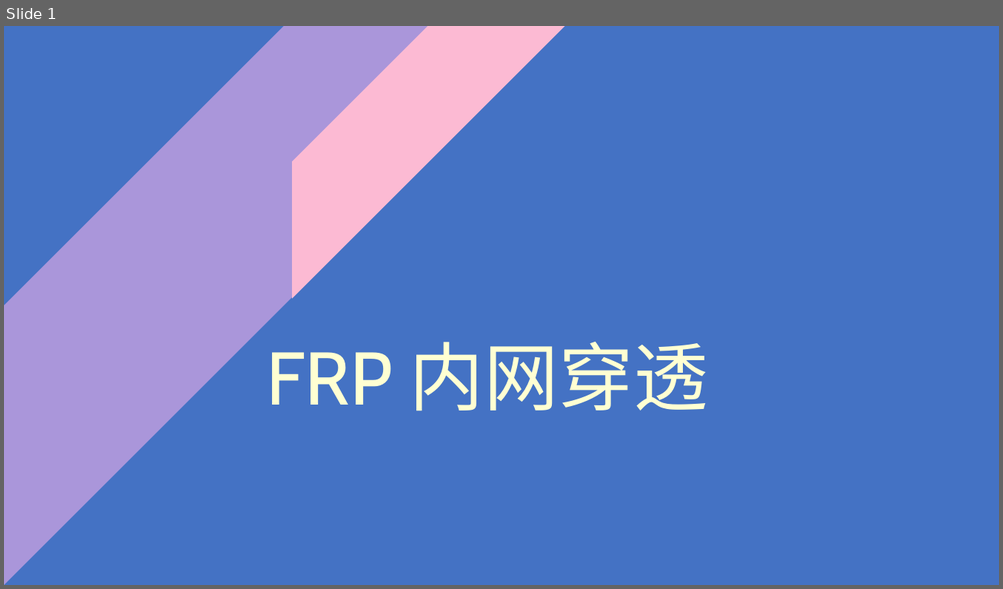
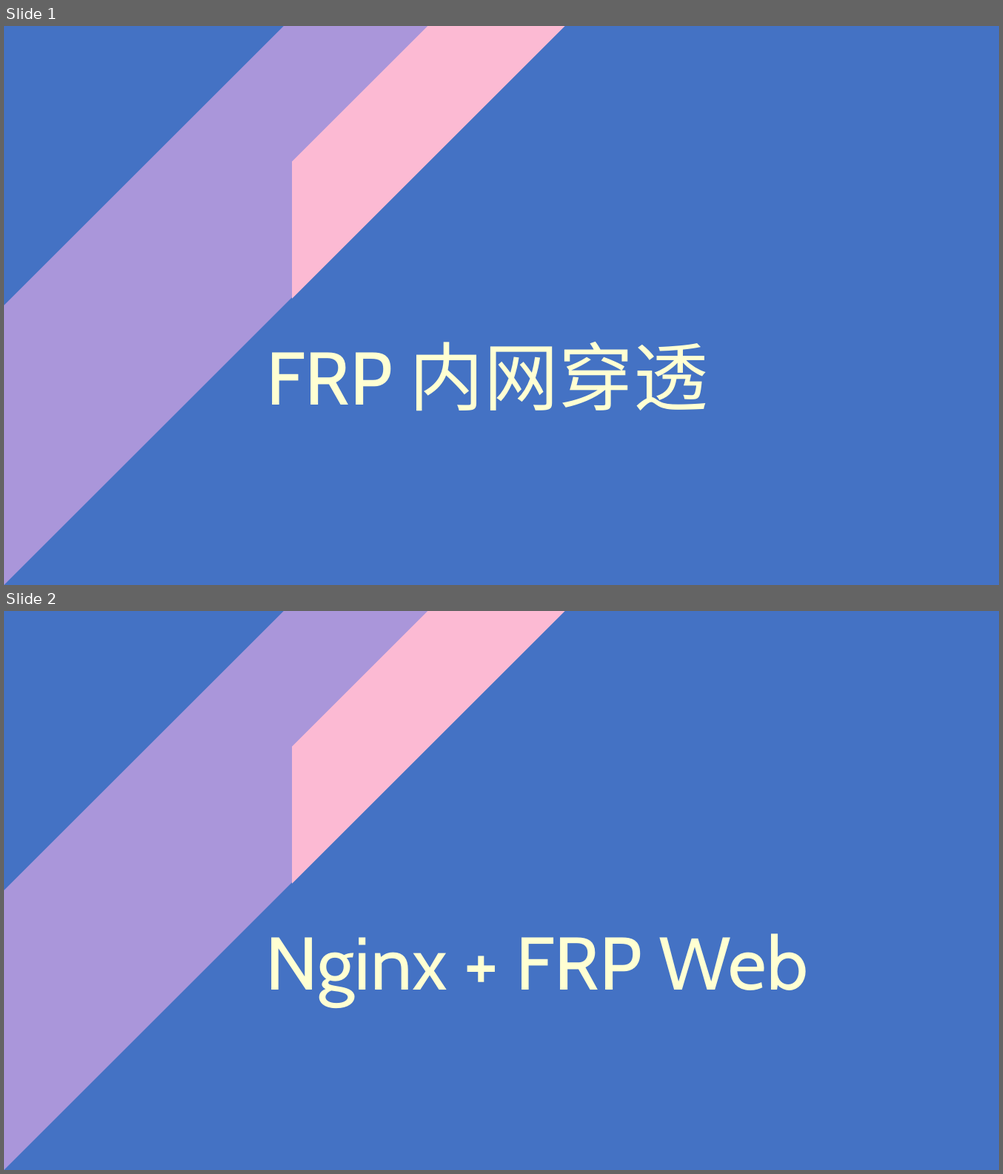
Before and after one commit to XiaoJie-01/CDN, a slide deck: images/Cover picture.pptx. Shown one above the other, each under a label of ours: slide 1 before the commit, slides 1 and 2 after it. The pictures are 1003x589 and 1003x1174 pixels, drawn with LibreOffice and Linux fonts; fonts in the diff are those of the drawing. Boxes give left, top, right and bottom in pixels: in the first picture for what was removed or moved away, otherwise in the second. Text is boxed around its words. In the diff, an @@ line names an element or a change of style, - is before the commit and + after.

```diff
--- a/images/Cover picture.pptx
+++ b/images/Cover picture.pptx
@@ slide 2 added at (4, 611, 999, 1170), background #4472C4 @@
@@ diag stripe added at (4, 611, 563, 1170), fill #AA96DA @@
@@ diag stripe added at (292, 611, 566, 884), fill #FCBAD3 @@
@@ text added at (266, 934, 808, 1006), 72 pt, text #FFFFD2 @@
+Nginx + FRP Web
```
Also in this commit, not shown: 1 other slide added, 8 other files.
